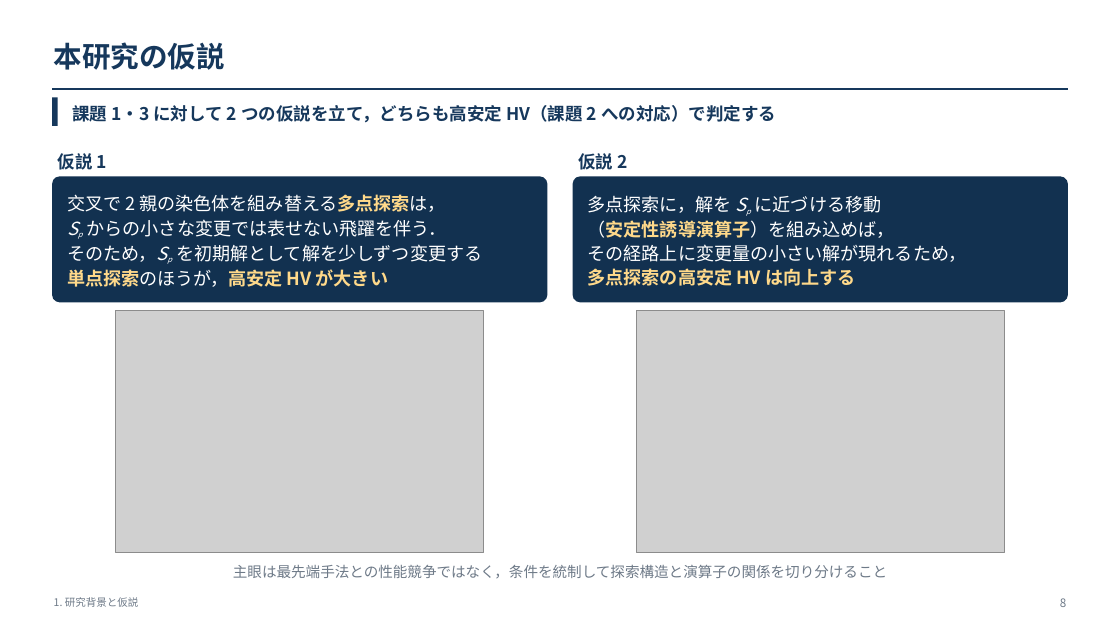
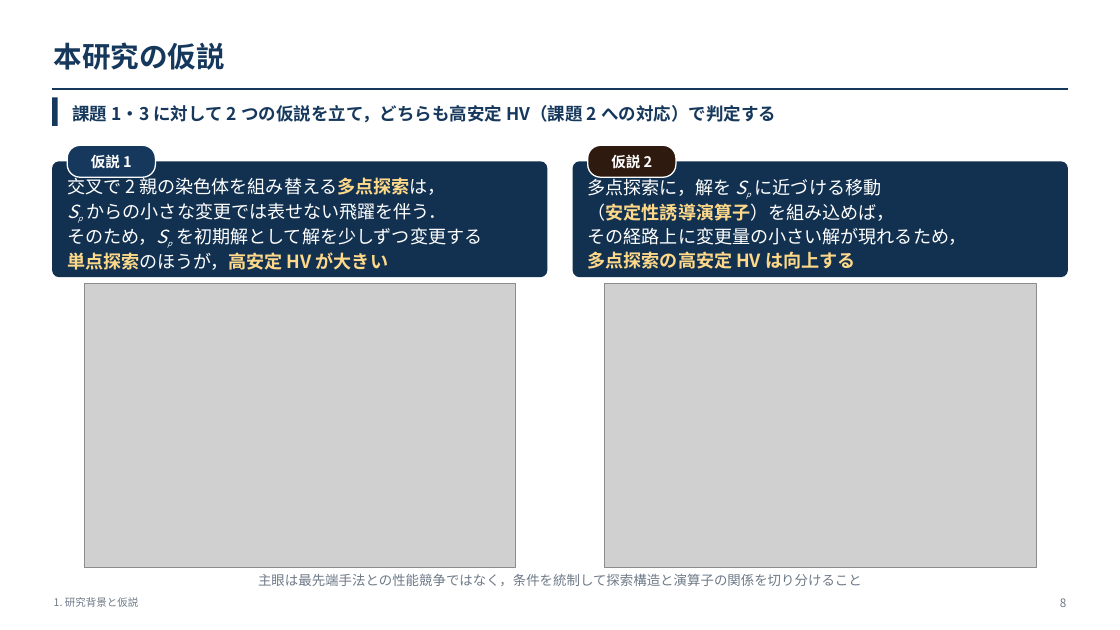
Before and after one commit to kitotakumi/stability_scheduling, a slide deck: slide 8 of doc/presentation_materials/JIMA2026fall_発表.pptx. Drawn at 1120x630 pixels with LibreOffice and Linux fonts; fonts in the diff are those of the drawing; grey boxes stand for pictures. Boxes give left, top, right and bottom in pixels: in the first picture for what was removed or moved away, otherwise in the second. Text is boxed around its words. In the diff, an @@ line names an element or a change of style, - is before the commit and + after.

```diff
--- a/doc/presentation_materials/JIMA2026fall_発表.pptx
+++ b/doc/presentation_materials/JIMA2026fall_発表.pptx
@@ rounded rectangle "仮説 1": place and size @@
-rounded rectangle "仮説 1" at [58, 153, 107, 170]
+rounded rectangle "仮説 1" at [67, 145, 155, 177]
@@ rounded rectangle "仮説 1" at [67, 145, 155, 177]: size 15 to 12.5 pt, text colour #16385C to #FFFFFF; alignment left to centre; line spacing 1.05 to 1; fill none to #16385C; outline none to #FFFFFF 1.1 pt @@
@@ rounded rectangle "仮説 2": place and size @@
-rounded rectangle "仮説 2" at [578, 153, 627, 170]
+rounded rectangle "仮説 2" at [588, 145, 676, 177]
@@ rounded rectangle "仮説 2" at [588, 145, 676, 177]: size 15 to 12.5 pt, text colour #16385C to #FFFFFF; alignment left to centre; line spacing 1.05 to 1; fill none to #2E1A0E; outline none to #FFFFFF 1.1 pt @@
@@ rounded rectangle: place and size @@
-rounded rectangle at [52, 176, 548, 302]
+rounded rectangle at [52, 161, 548, 277]
@@ text "交叉で 2 親の染色体を組み替える多点探索は，": place and size @@
-text "交叉で 2 親の染色体を組み替える多点探索は，" at [67, 194, 482, 287]
+text "交叉で 2 親の染色体を組み替える多点探索は，" at [67, 175, 482, 270]
@@ rounded rectangle: place and size @@
-rounded rectangle at [573, 176, 1069, 302]
+rounded rectangle at [573, 161, 1069, 277]
@@ text "多点探索に，解を Sp に近づける移動": place and size @@
-text "多点探索に，解を Sp に近づける移動" at [588, 195, 967, 286]
+text "多点探索に，解を Sp に近づける移動" at [588, 175, 967, 269]
@@ picture: place and size @@
-picture at [116, 311, 484, 553]
+picture at [84, 284, 516, 568]
@@ picture: place and size @@
-picture at [637, 311, 1005, 553]
+picture at [605, 284, 1037, 568]
@@ text "主眼は最先端手法との性能競争ではなく，条件を統制して探索構造と演算子の関係を切り分けること": place and size @@
-text "主眼は最先端手法との性能競争ではなく，条件を統制して探索構造と演算子の関係を切り分けること" at [233, 565, 887, 578]
+text "主眼は最先端手法との性能競争ではなく，条件を統制して探索構造と演算子の関係を切り分けること" at [258, 573, 862, 586]
@@ text "主眼は最先端手法との性能競争ではなく，条件を統制して探索構造と演算子の関係を切り分けること" at [258, 573, 862, 586]: size 12.5 to 11.5 pt @@
```
Also in this commit, not shown: 1 other slide changed, 2 other files.
